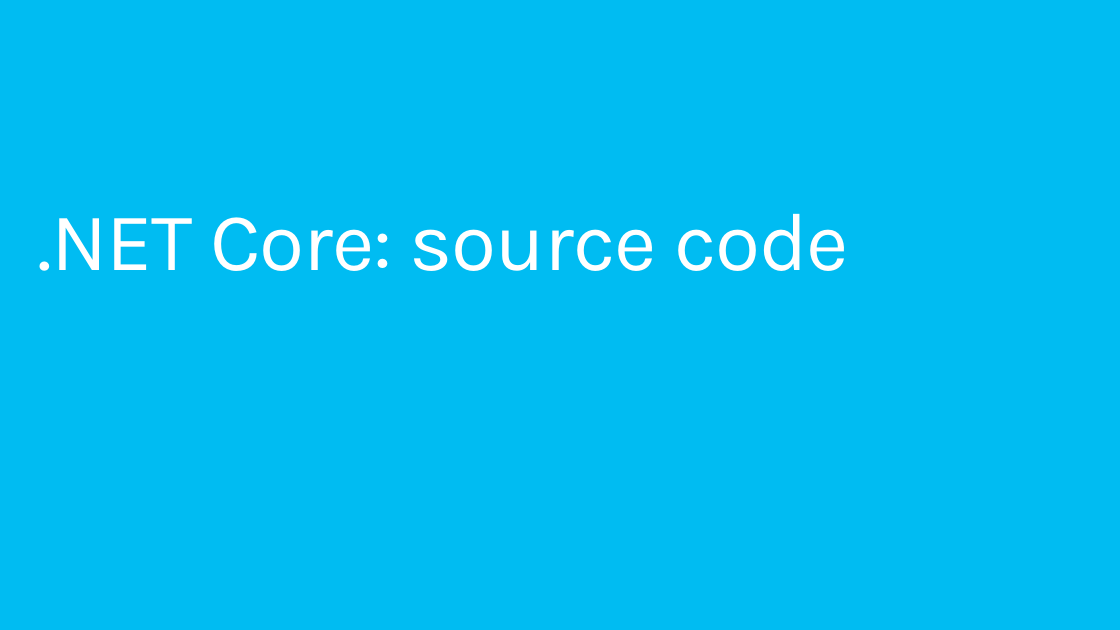
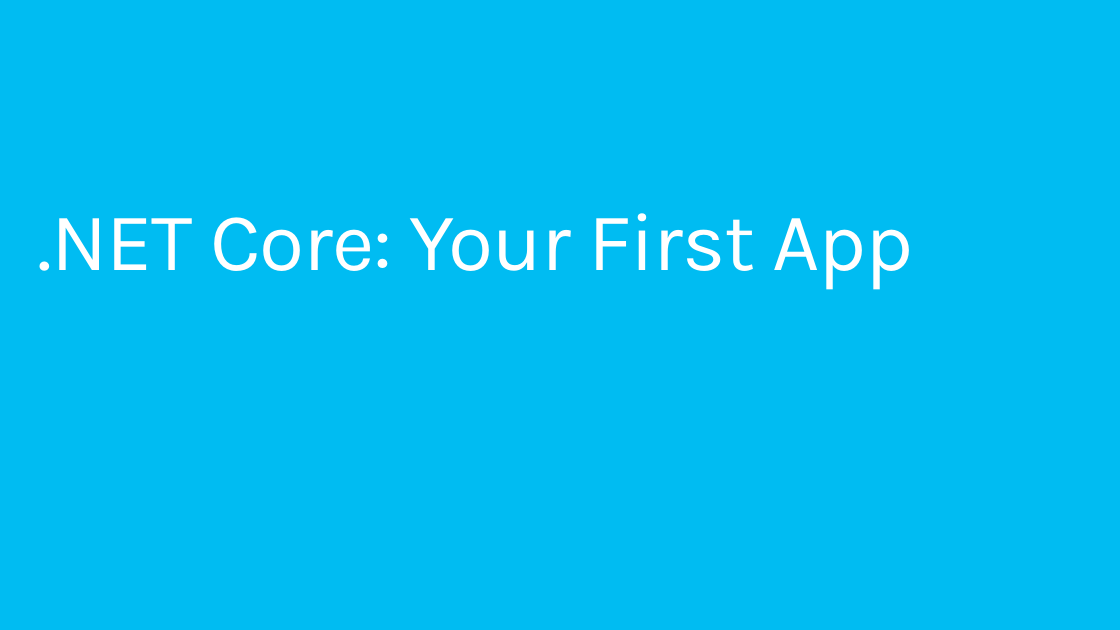
Before and after one commit to dotnet-presentations/dotnetcore-workshop, a slide deck: slide 22 of 1-Overview-Tools-Acquisition/netcore-workshop-overview-tools.pptx (slide 27 before the commit). Drawn at 1120x630 pixels with LibreOffice and Linux fonts; fonts in the diff are those of the drawing; background and template pictures are left out. Boxes give left, top, right and bottom in pixels: in the first picture for what was removed or moved away, otherwise in the second. Text is boxed around its words. In the diff, an @@ line names an element or a change of style, - is before the commit and + after.

```diff
--- a/1-Overview-Tools-Acquisition/netcore-workshop-overview-tools.pptx
+++ b/1-Overview-Tools-Acquisition/netcore-workshop-overview-tools.pptx
@@ title at box(38, 213, 914, 290): text changed @@
-.NET Core: source code
+.NET Core: Your First App
```
Also in this commit, not shown: 8 other slides changed, 6 slides removed, 1 other file.
